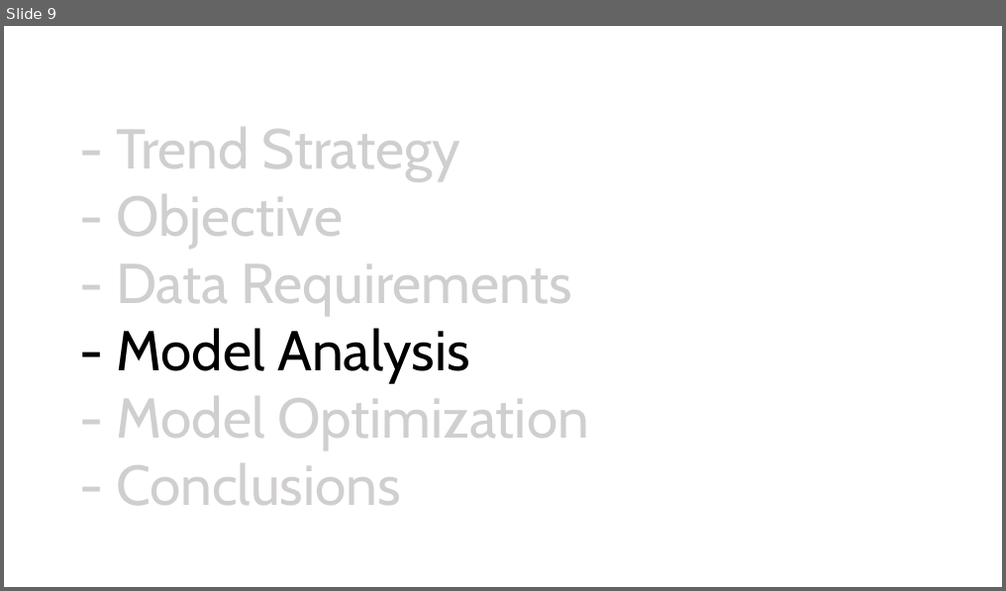
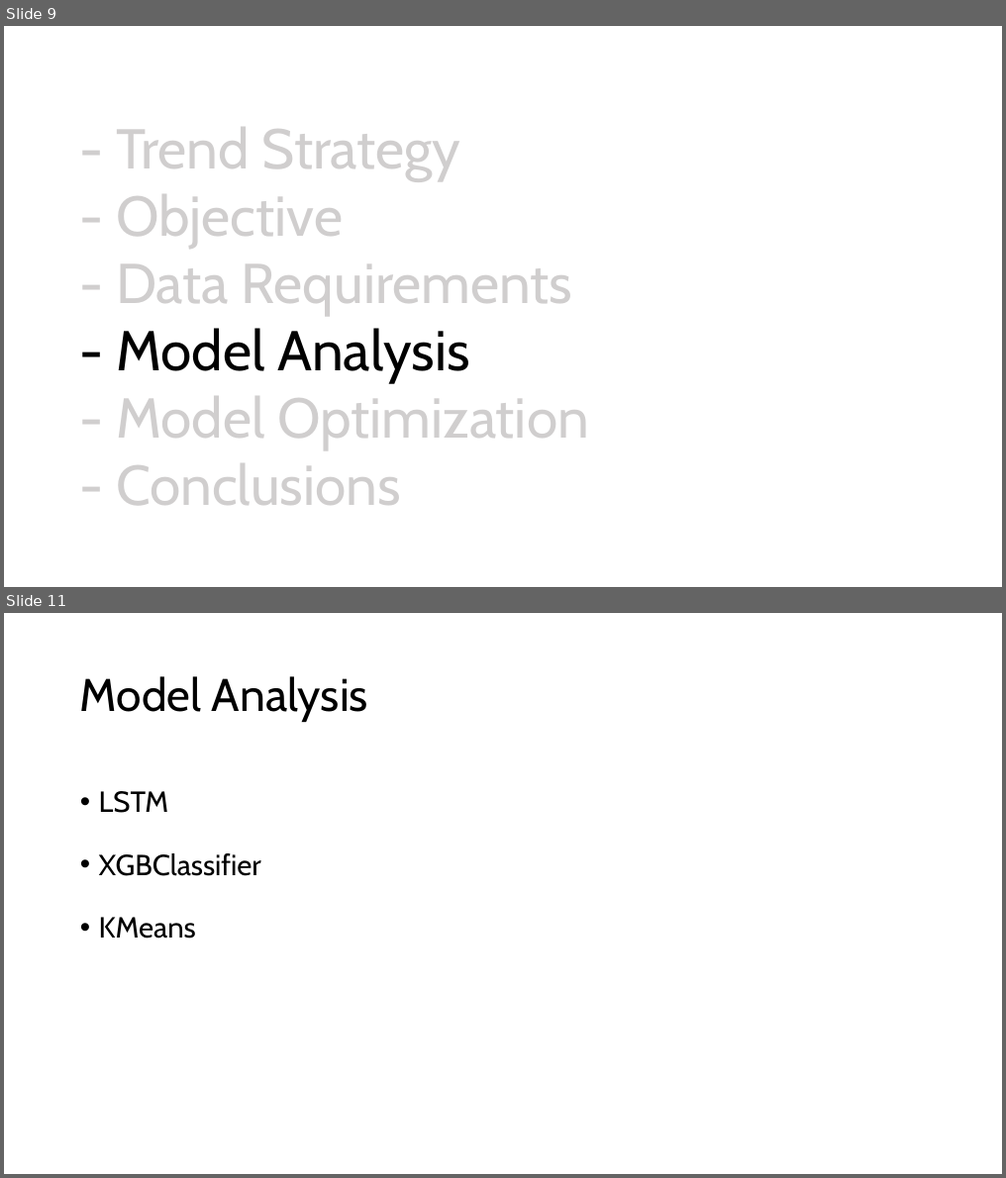
Before and after one commit to christian-ruiz/comp-642, a slide deck: final_project/Analysis of Common Trend Strategies Using ML - Christian Ruiz.pptx. Shown one above the other, each under a label of ours: slide 9 before the commit, slides 9 and 11 after it; the slides between them are not shown. The pictures are 1006x591 and 1006x1178 pixels, drawn with LibreOffice and Linux fonts; fonts in the diff are those of the drawing. Boxes give left, top, right and bottom in pixels: in the first picture for what was removed or moved away, otherwise in the second. Text is boxed around its words. In the diff, an @@ line names an element or a change of style, - is before the commit and + after.

```diff
--- a/final_project/Analysis of Common Trend Strategies Using ML - Christian Ruiz.pptx
+++ b/final_project/Analysis of Common Trend Strategies Using ML - Christian Ruiz.pptx
@@ slide 11 added at (4,613,1002,1174), background #FFFFFF @@
@@ title added at (80,676,368,722), 44 pt, text #000000 @@
+Model Analysis
@@ text added at (99,791,261,939), 28 pt, text #000000 @@
+• LSTM
+• XGBClassifier
+• KMeans
```
Also in this commit, not shown: 2 slides changed, 5 other slides added, 2 other files.
